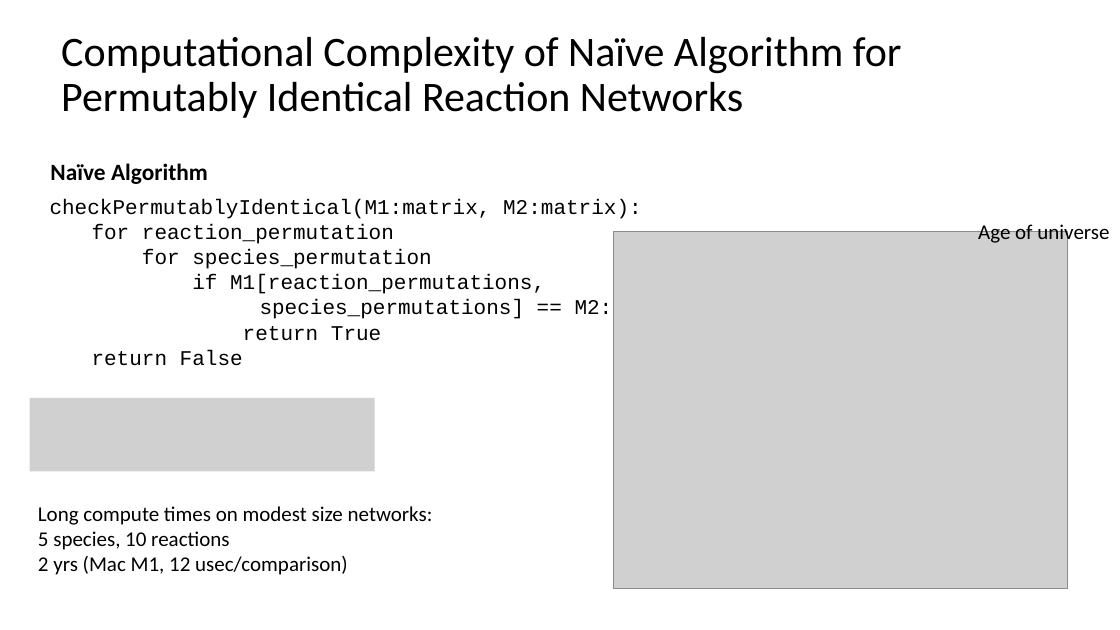
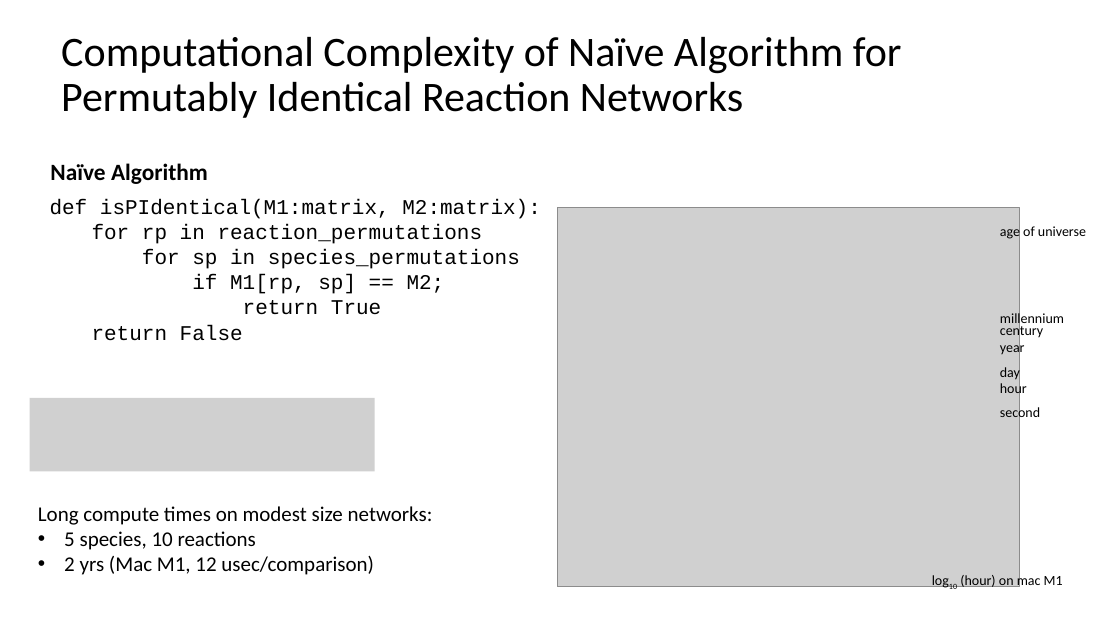
Before and after one commit to ModelEngineering/pySubnetSB, a slide deck: slide 3 of docs/sirn_figures.pptx. Drawn at 1120x630 pixels with LibreOffice and Linux fonts; fonts in the diff are those of the drawing; grey boxes stand for pictures. Boxes give left, top, right and bottom in pixels: in the first picture for what was removed or moved away, otherwise in the second. Text is boxed around its words. In the diff, an @@ line names an element or a change of style, - is before the commit and + after.

Commit message:
Update presentation

```diff
--- a/docs/sirn_figures.pptx
+++ b/docs/sirn_figures.pptx
@@ text at (50,199,541,294): text changed @@
-checkPermutablyIdentical(M1:matrix, M2:matrix):
-  for reaction_permutation
-  for species_permutation
-  if M1[reaction_permutations,
-  species_permutations] == M2:
+def isPIdentical(M1:matrix, M2:matrix):
+  for rp in reaction_permutations
+  for sp in species_permutations
+  if M1[rp, sp] == M2;
@@ picture: place and size @@
-picture at (614,232,1068,589)
+picture at (557,208,1019,587)
@@ text at (1000,224,1086,240): text changed; size 18 to 12 pt @@
-Age of universe
+age of universe
@@ group added at (1000,311,1064,421): 6 texts @@
+hour
+day
+year
+century
+millennium
+second
@@ text at (38,506,433,550): text changed @@
-Long compute times on modest size networks: 5 species, 10 reactions
+Long compute times on modest size networks:
+• 5 species, 10 reactions
@@ text at (64,556,374,575): bullet none to • @@
@@ text added at (960,573,1063,589), 12 pt, text #000000 @@
+log10 (hour) on mac M1
```
Also in this commit, not shown: 1 other file.
